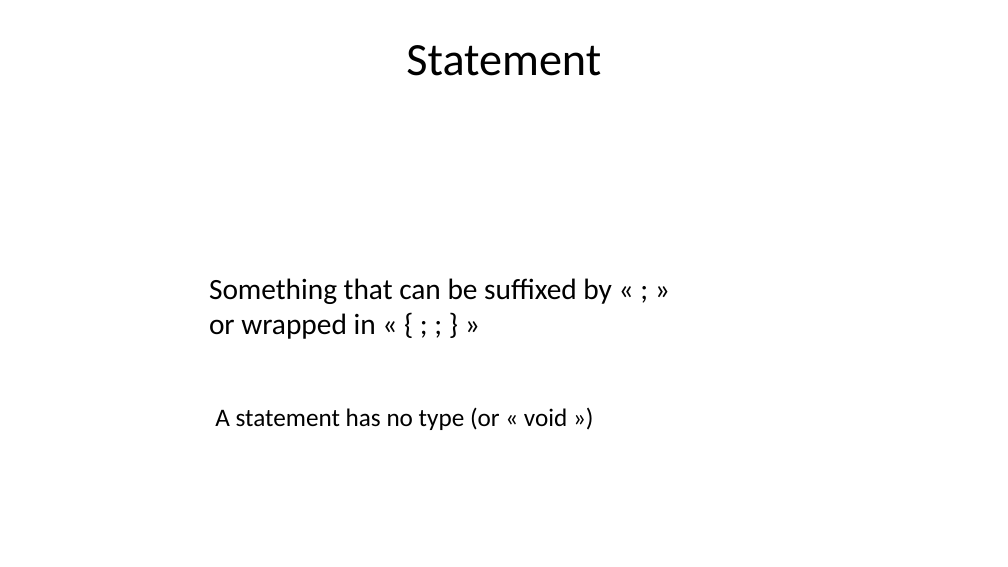
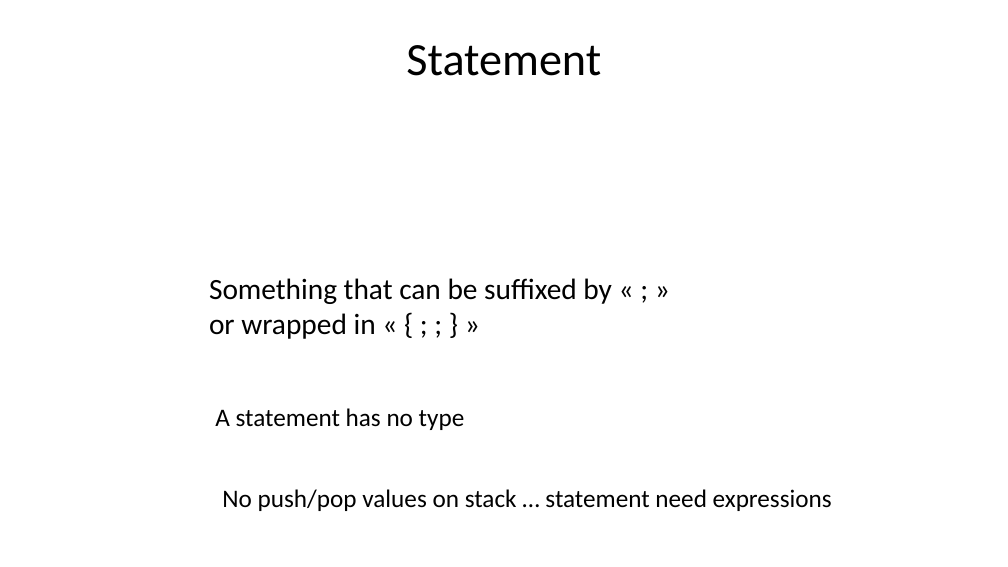
Before and after one commit to Arnaud-Nauwynck/presentations, a slide deck: slide 23 of java/Java-Langage-JRE-Internal-Basics.pptx (slide 10 before the commit). Drawn at 1008x567 pixels with LibreOffice and Linux fonts; fonts in the diff are those of the drawing. Boxes give left, top, right and bottom in pixels: in the first picture for what was removed or moved away, otherwise in the second. Text is boxed around its words. In the diff, an @@ line names an element or a change of style, - is before the commit and + after.

```diff
--- a/java/Java-Langage-JRE-Internal-Basics.pptx
+++ b/java/Java-Langage-JRE-Internal-Basics.pptx
@@ text at bbox=[215, 408, 465, 430]: text changed @@
-A statement has no type (or « void »)
+A statement has no type
@@ text added at bbox=[222, 489, 832, 511], 24 pt, text #000000 @@
+No push/pop values on stack … statement need expressions
```
Also in this commit, not shown: 6 other slides changed, 16 slides added, 1 slide removed, 3 other files.
